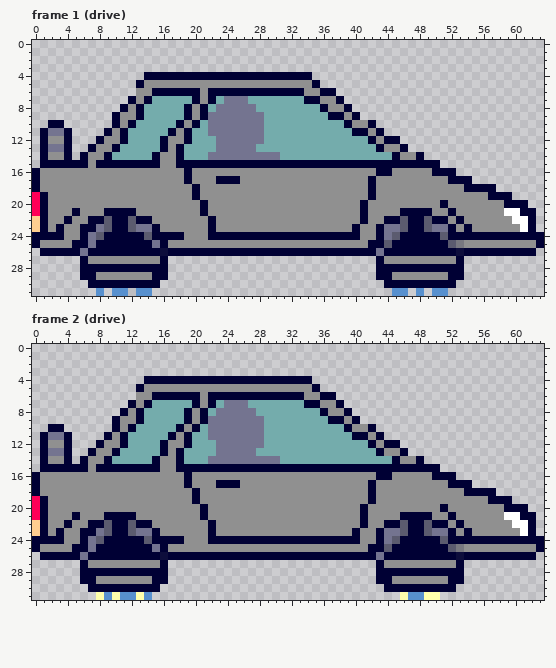
A pixel-art file gets an edit: car_step1_animated.aseprite. The picture above was drawn from the file before the commit.
64x32 pixels, 13 frames. Colours within 5 levels of each other are drawn and written as one. Shown: frame 1 (drive), frame 2 (drive). The commit also changed other frames, which this record leaves out.
The result:
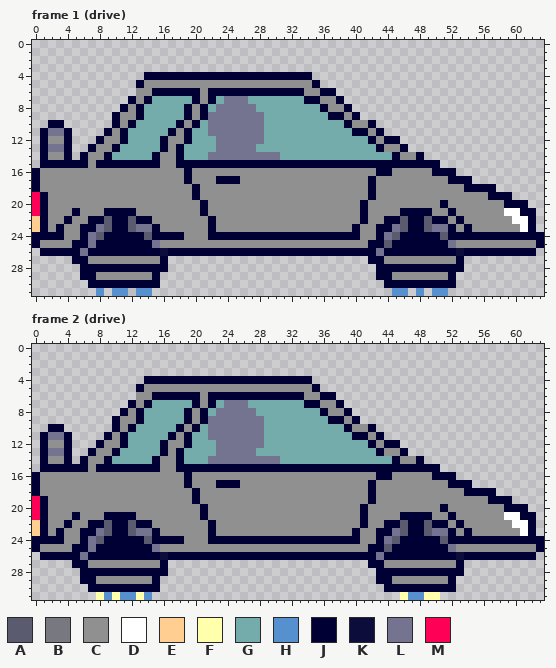
Palette (. is transparent): A #5b5b6f  B #787880  C #909090  D #ffffff  E #ffce90  F #ffffac  G #74acac  H #5790ce  J #000034  K #0d0d3c  L #747490  M #ff0057
Edits made:
Frame 1 (drive):
Colour B gives way to colour C in row 25 at x 53.
Colour J gives way to colour C in row 25 at x 16.
The edit adds colour J in row 27 at x 5 and 42.
Colour L gives way to colour J in row 23 at x 44.
Colour A gives way to colour L in row 25 at x 52.
The author cleared colour J in row 29 at x 16 and 53.
Frame 2 (drive): the same change as frame 1 (drive)
